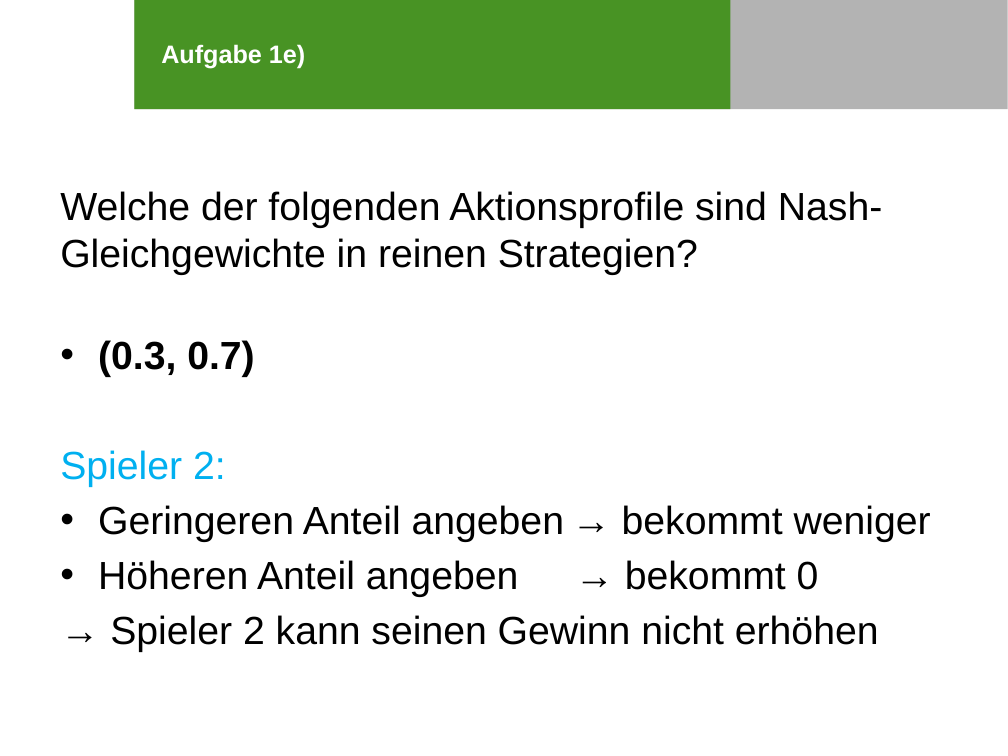
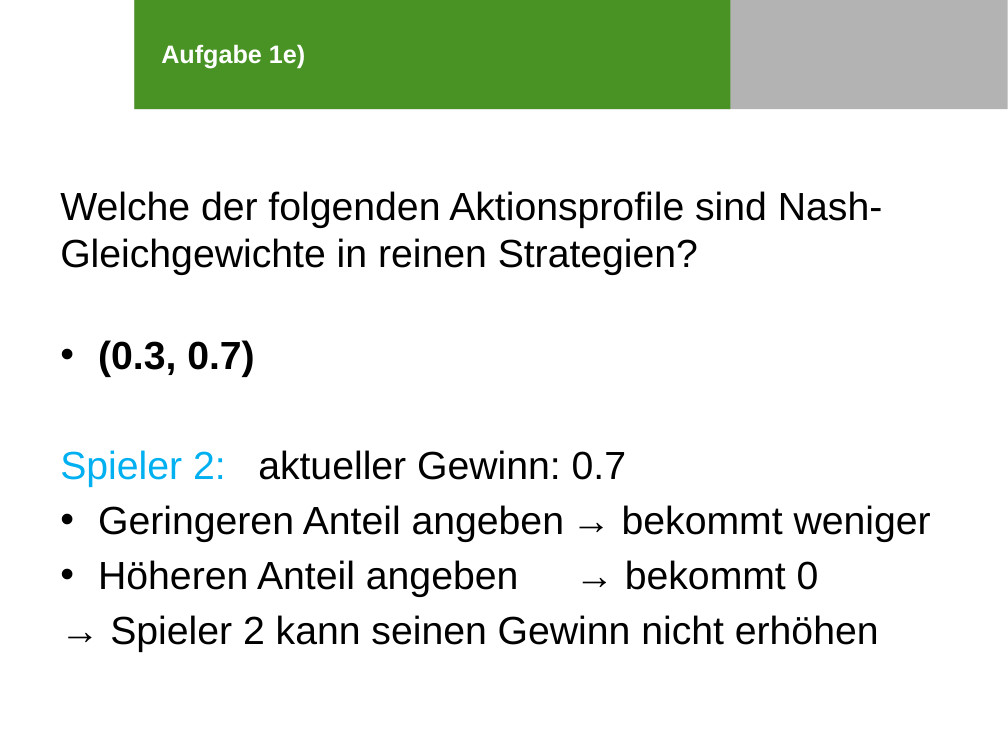
Before and after one commit to SOAS-Uni-Augsburg/ws16-17-group-10, a slide deck: slide 16 of Blatt-04/Präsi_Blatt04_Aufgabe2.pptx. Drawn at 1008x756 pixels with LibreOffice and Linux fonts; fonts in the diff are those of the drawing; background and template pictures are left out. Boxes give left, top, right and bottom in pixels: in the first picture for what was removed or moved away, otherwise in the second. Text is boxed around its words. In the diff, an @@ line names an element or a change of style, - is before the commit and + after.

```diff
--- a/Blatt-04/Präsi_Blatt04_Aufgabe2.pptx
+++ b/Blatt-04/Präsi_Blatt04_Aufgabe2.pptx
@@ text at bbox=[60, 450, 626, 487]: text changed; text colour #00B0F0 to #000000 @@
-Spieler 2:
+Spieler 2: aktueller Gewinn: 0.7
```
Also in this commit, not shown: 4 other slides changed, 1 other file.
